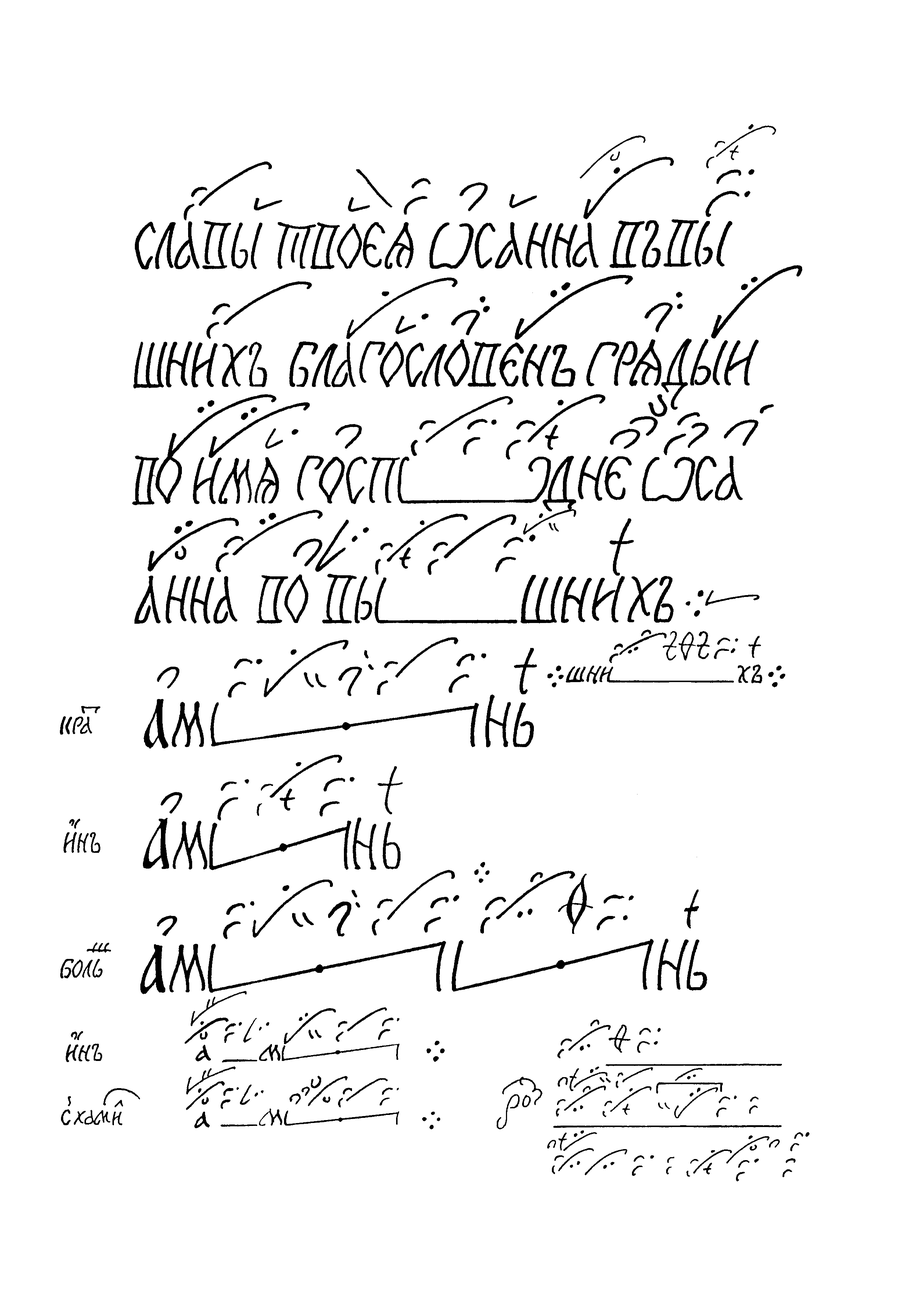
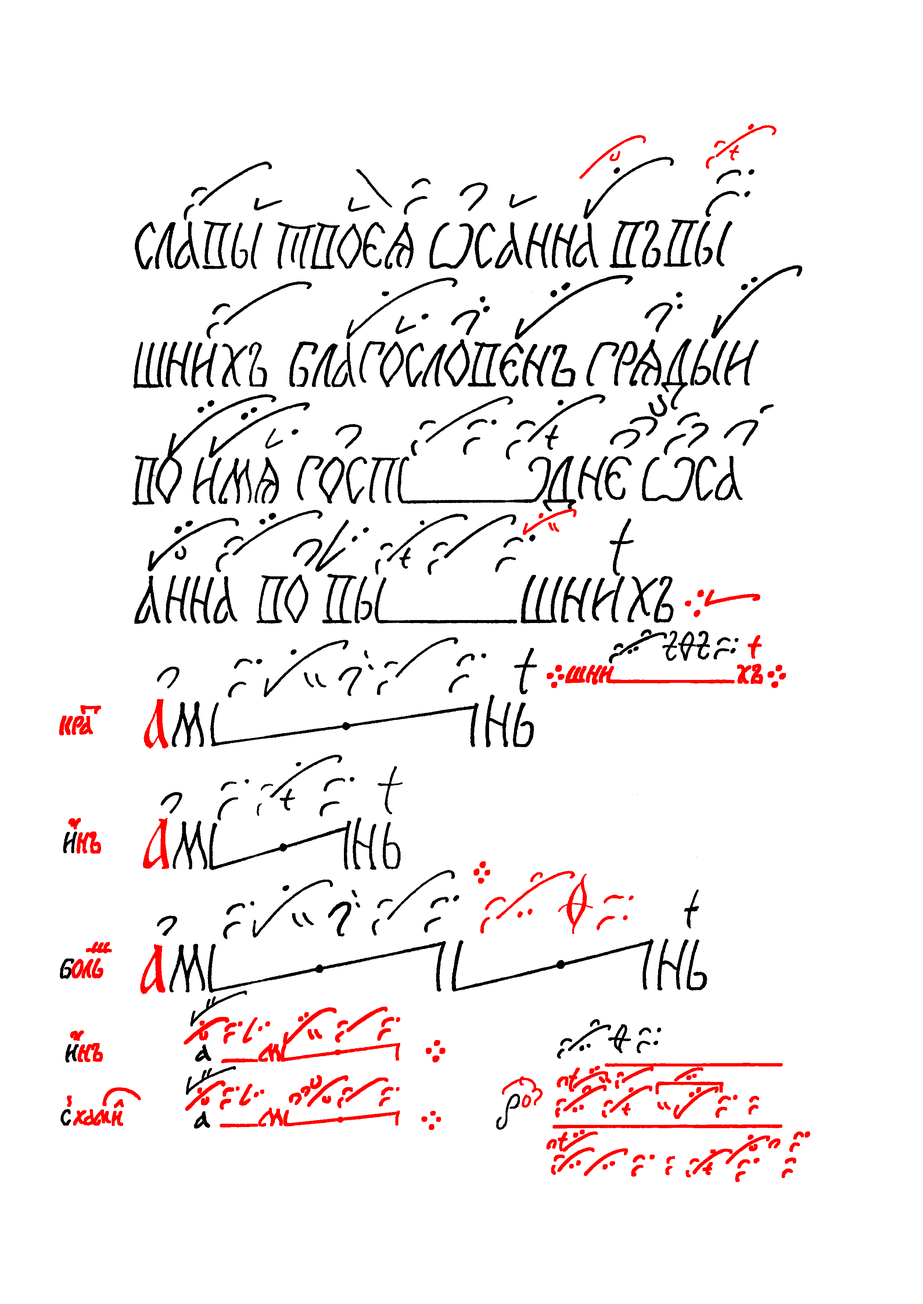
The second (923, 1304) image is a revision of the first. Changes to its layers:
painted on "Червила" over [59, 123, 810, 1183]
painted on "Чернила" over [59, 124, 810, 1182]
